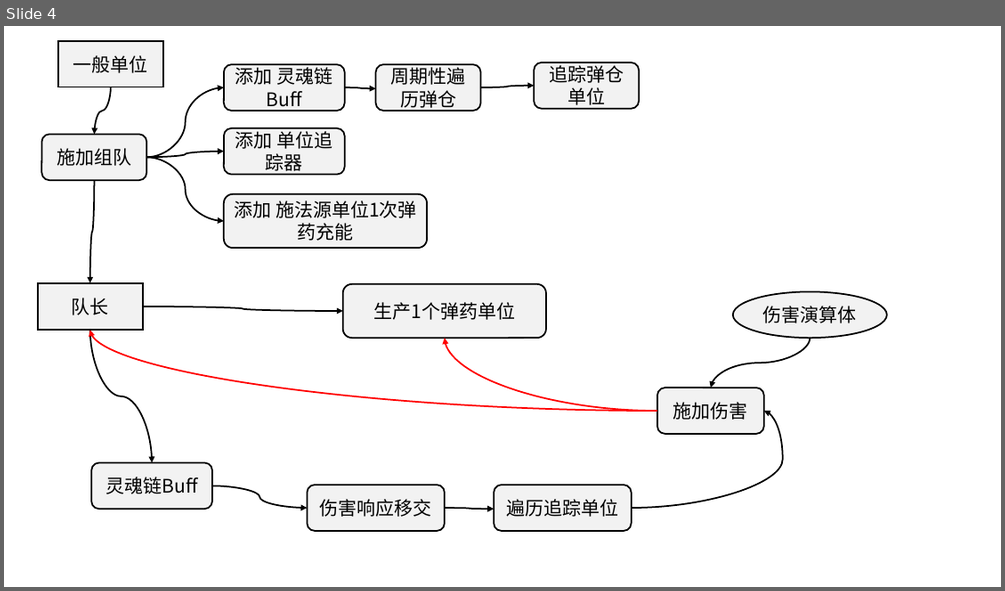
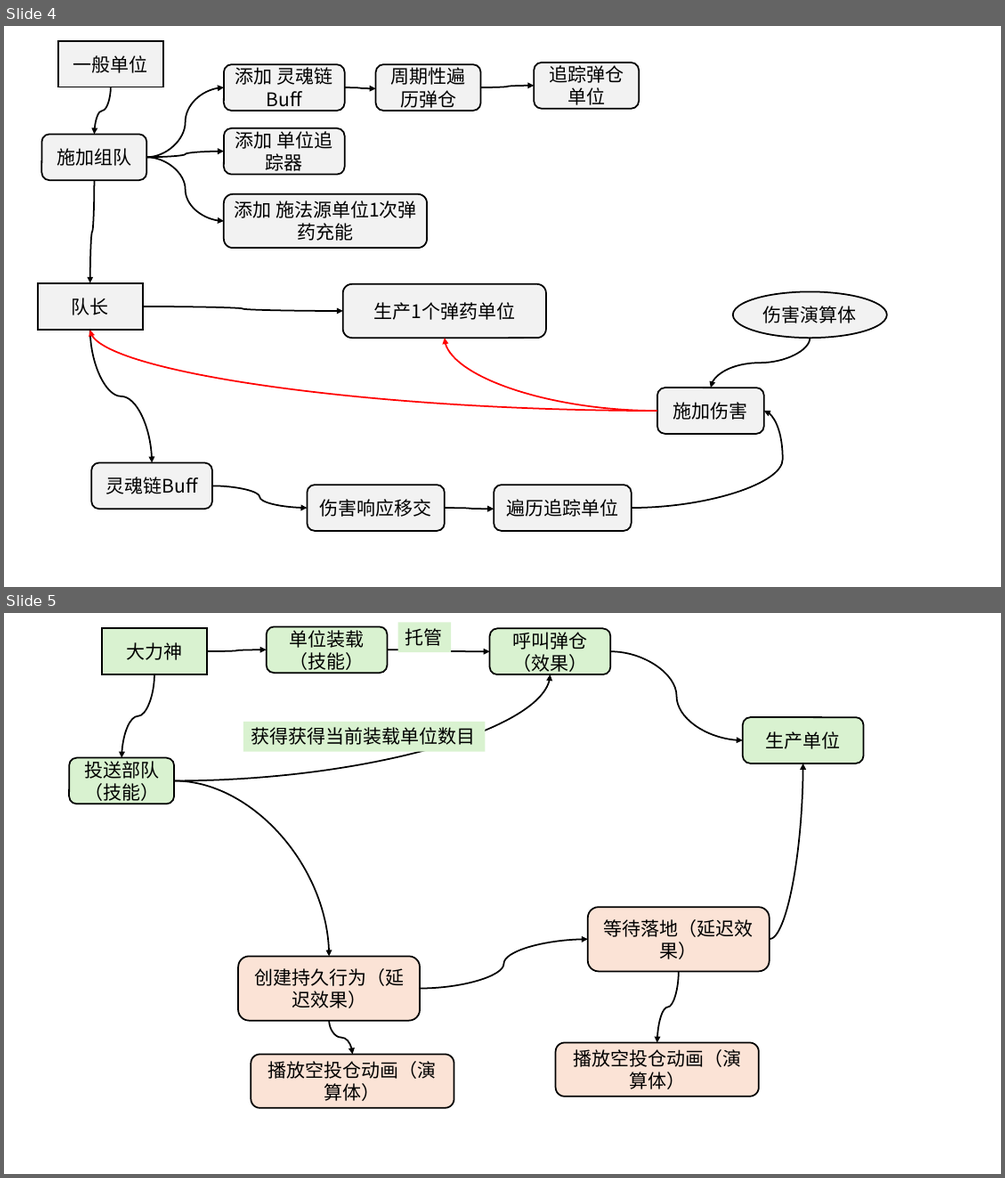
Before and after one commit to Sewens/LAb-for-Wol-Brave-new-Data-Addon, a slide deck: 图.pptx. Shown one above the other, each under a label of ours: slide 4 before the commit, slides 4 and 5 after it. The pictures are 1005x591 and 1005x1178 pixels, drawn with LibreOffice and Linux fonts; fonts in the diff are those of the drawing. Boxes give left, top, right and bottom in pixels: in the first picture for what was removed or moved away, otherwise in the second. Text is boxed around its words. In the diff, an @@ line names an element or a change of style, - is before the commit and + after.

```diff
--- a/图.pptx
+++ b/图.pptx
@@ slide 5 added at bbox=[4, 613, 1001, 1174], background #FFFFFF @@
@@ rectangle added at bbox=[102, 629, 207, 675], fill #D9F2D0, outline #000000 1.5 pt, 18 pt, text #000000 @@
+大力神
@@ rounded rectangle added at bbox=[267, 626, 388, 673], fill #D9F2D0, outline #000000 1.5 pt, 18 pt, text #000000 @@
+单位装载（技能）
@@ rectangle added at bbox=[398, 622, 451, 652], fill #D9F2D0, 18 pt, text #000000 @@
+托管
@@ rounded rectangle added at bbox=[490, 629, 611, 675], fill #D9F2D0, outline #000000 1.5 pt, 18 pt, text #000000 @@
+呼叫弹仓（效果）
@@ curved arrow added from (207, 651) to (267, 649), #000000 1.5 pt @@
@@ curved arrow added from (387, 649) to (490, 651), #000000 1.5 pt @@
@@ curved arrow added from (610, 651) to (743, 740), #000000 1.5 pt @@
@@ curved arrow added from (154, 674) to (121, 758), #000000 1.5 pt @@
@@ curved arrow added from (175, 780) to (550, 674), #000000 1.5 pt @@
@@ rounded rectangle added at bbox=[743, 717, 864, 763], fill #D9F2D0, outline #000000 1.5 pt, 18 pt, text #000000 @@
+生产单位
@@ rectangle added at bbox=[243, 722, 485, 751], fill #D9F2D0, 18 pt, text #000000 @@
+获得获得当前装载单位数目
@@ rounded rectangle added at bbox=[69, 758, 174, 804], fill #D9F2D0, outline #000000 1.5 pt, 18 pt, text #000000 @@
+投送部队（技能）
@@ curved arrow added from (769, 939) to (803, 763), #000000 1.5 pt @@
@@ curved arrow added from (175, 780) to (329, 957), #000000 1.5 pt @@
@@ rounded rectangle added at bbox=[588, 907, 769, 971], fill #FBE3D6, outline #000000 1.5 pt, 18 pt, text #000000 @@
+等待落地（延迟效果）
@@ rounded rectangle added at bbox=[238, 957, 420, 1021], fill #FBE3D6, outline #000000 1.5 pt, 18 pt, text #000000 @@
+创建持久行为（延迟效果）
@@ curved arrow added from (420, 989) to (588, 939), #000000 1.5 pt @@
@@ curved arrow added from (679, 971) to (657, 1042), #000000 1.5 pt @@
@@ curved arrow added from (329, 1021) to (353, 1054), #000000 1.5 pt @@
@@ rounded rectangle added at bbox=[251, 1054, 454, 1108], fill #FBE3D6, outline #000000 1.5 pt, 18 pt, text #000000 @@
+播放空投仓动画（演算体）
@@ rounded rectangle added at bbox=[556, 1042, 760, 1096], fill #FBE3D6, outline #000000 1.5 pt, 18 pt, text #000000 @@
+播放空投仓动画（演算体）
```
